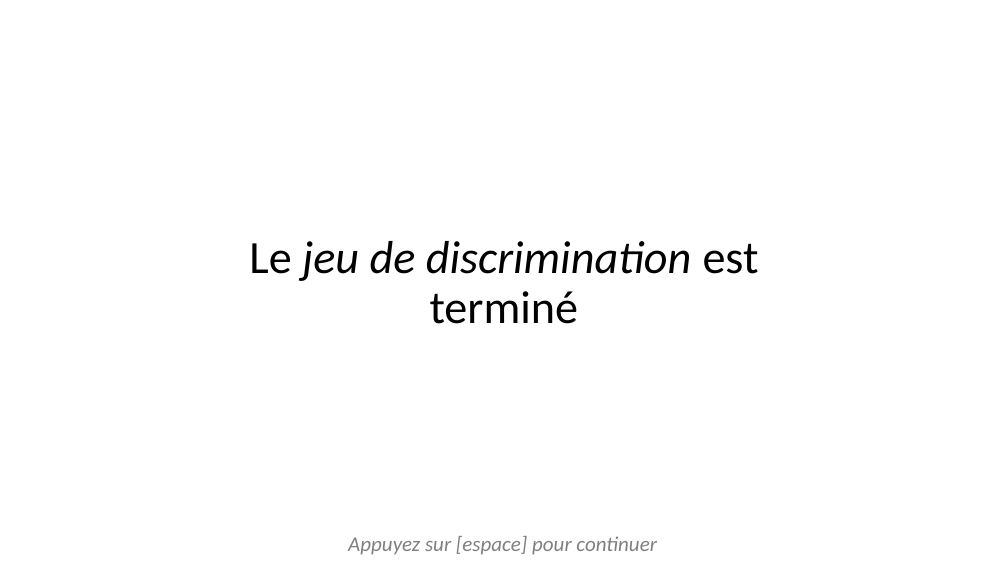
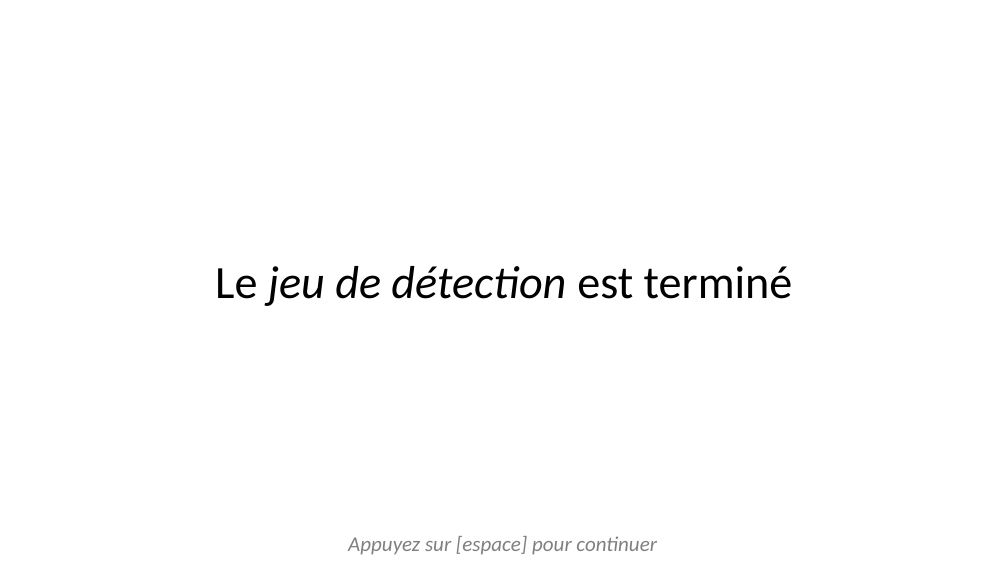
Before and after one commit to jusporrer/Emotion_regulation, a slide deck: slide 15 of instructions/instructionsDiapo.pptx (slide 13 before the commit). Drawn at 1008x567 pixels with LibreOffice and Linux fonts; fonts in the diff are those of the drawing. Boxes give left, top, right and bottom in pixels: in the first picture for what was removed or moved away, otherwise in the second. Text is boxed around its words. In the diff, an @@ line names an element or a change of style, - is before the commit and + after.

```diff
--- a/instructions/instructionsDiapo.pptx
+++ b/instructions/instructionsDiapo.pptx
@@ title at box(215, 266, 793, 306): text changed @@
-Le jeu de discrimination est terminé
+Le jeu de détection est terminé
```
Also in this commit, not shown: 14 other slides changed, 2 slides added, 35 other files.
